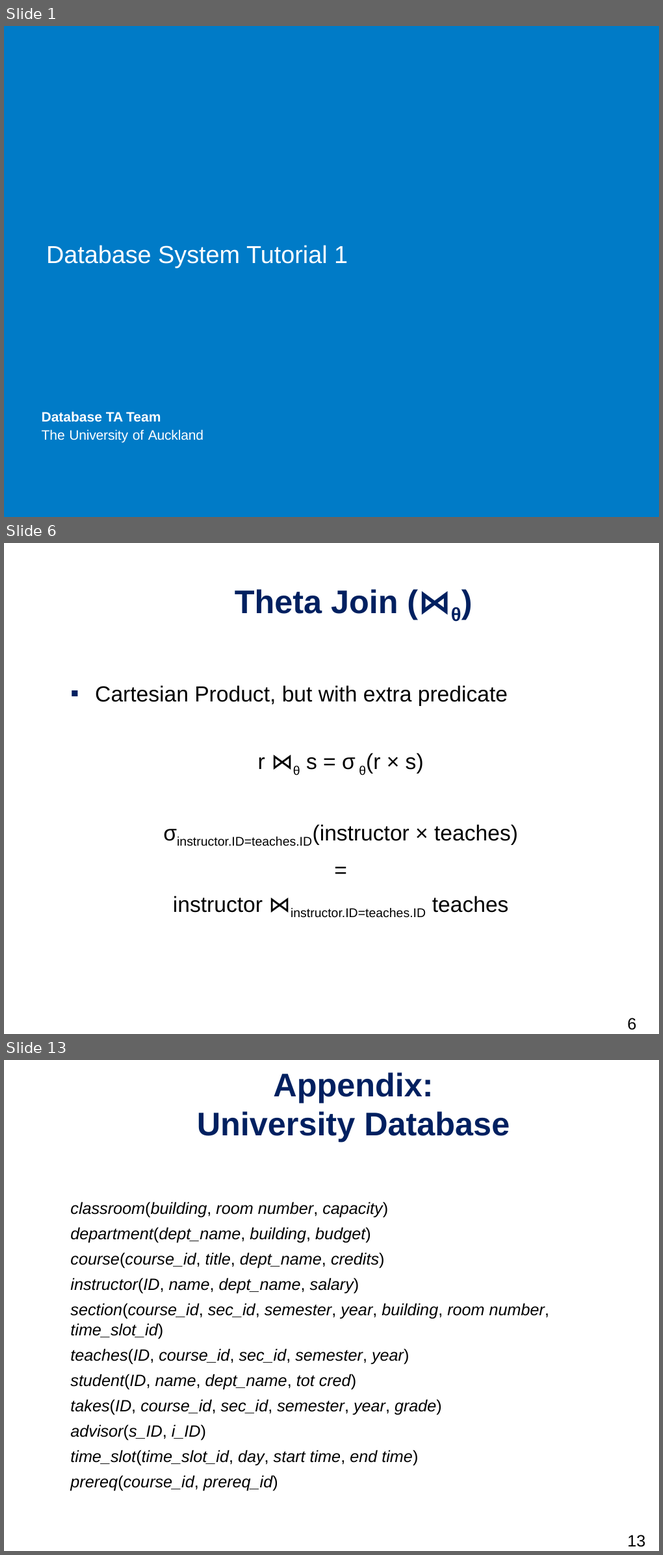
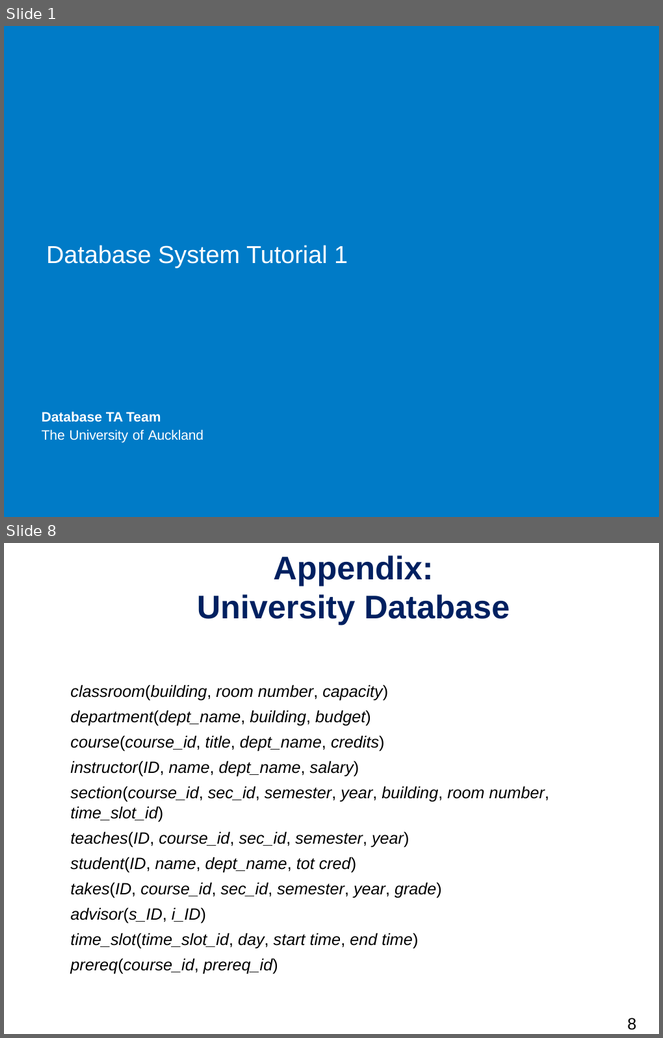
Before and after one commit to daichou03/DBS-slide-tut-25, a slide deck: week_1/week_1.pptx. Shown one above the other, each under a label of ours: slides 1, 6 and 13 before the commit, slides 1 and 8 after it; the slides between them are not shown. The pictures are 663x1555 and 663x1038 pixels, drawn with LibreOffice and Linux fonts; fonts in the diff are those of the drawing; background and template pictures are left out. Boxes give left, top, right and bottom in pixels: in the first picture for what was removed or moved away, otherwise in the second. Text is boxed around its words. In the diff, an @@ line names an element or a change of style, - is before the commit and + after.

```diff
--- a/week_1/week_1.pptx
+++ b/week_1/week_1.pptx
@@ slide 6 removed at [4,543,659,1034], background #FFFFFF @@
@@ title removed at [235,589,462,622] @@
-Theta Join (⋈θ)
@@ text removed at [95,685,518,918] @@
-▪ Cartesian Product, but with extra predicate
-r ⋈θ s = σ θ(r × s)
-σinstructor.ID=teaches.ID(instructor × teaches)
-=
-instructor ⋈instructor.ID=teaches.ID teaches
@@ page number removed at [627,1018,636,1031] @@
-6
@@ what was slide 13 is now slide 8 @@
@@ page number at [627,1018,636,1031]: text changed @@
-13
+8
```
Also in this commit, not shown: 6 slides changed, 4 other slides removed.
